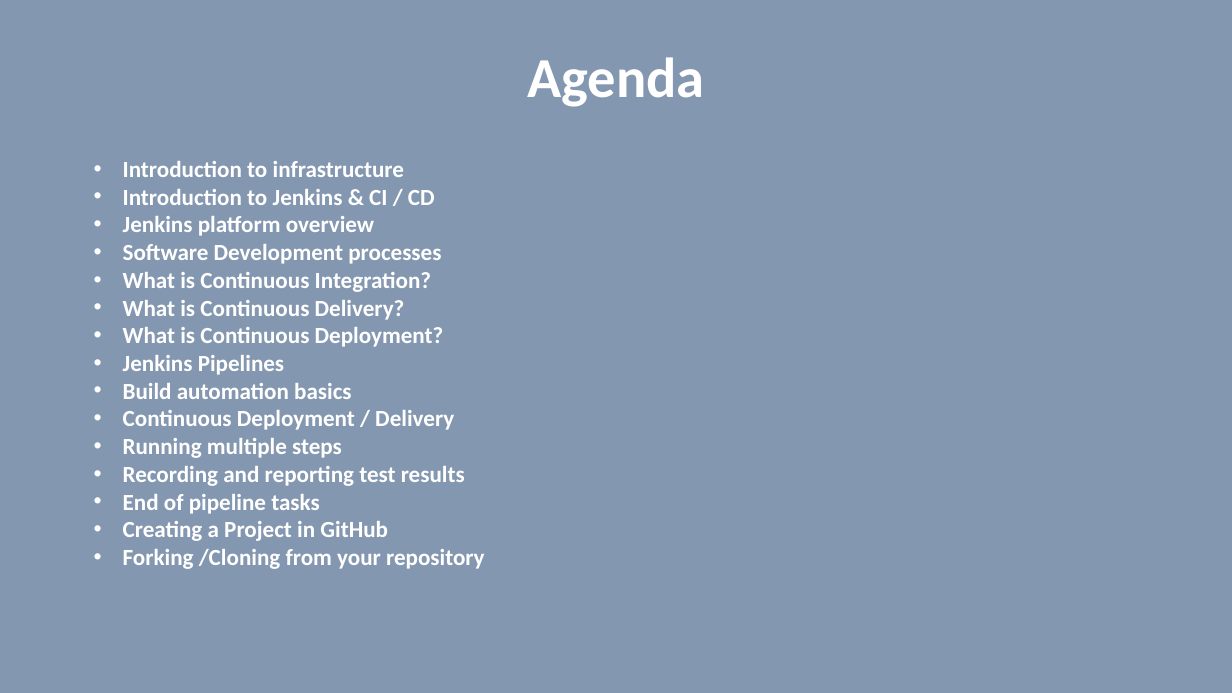
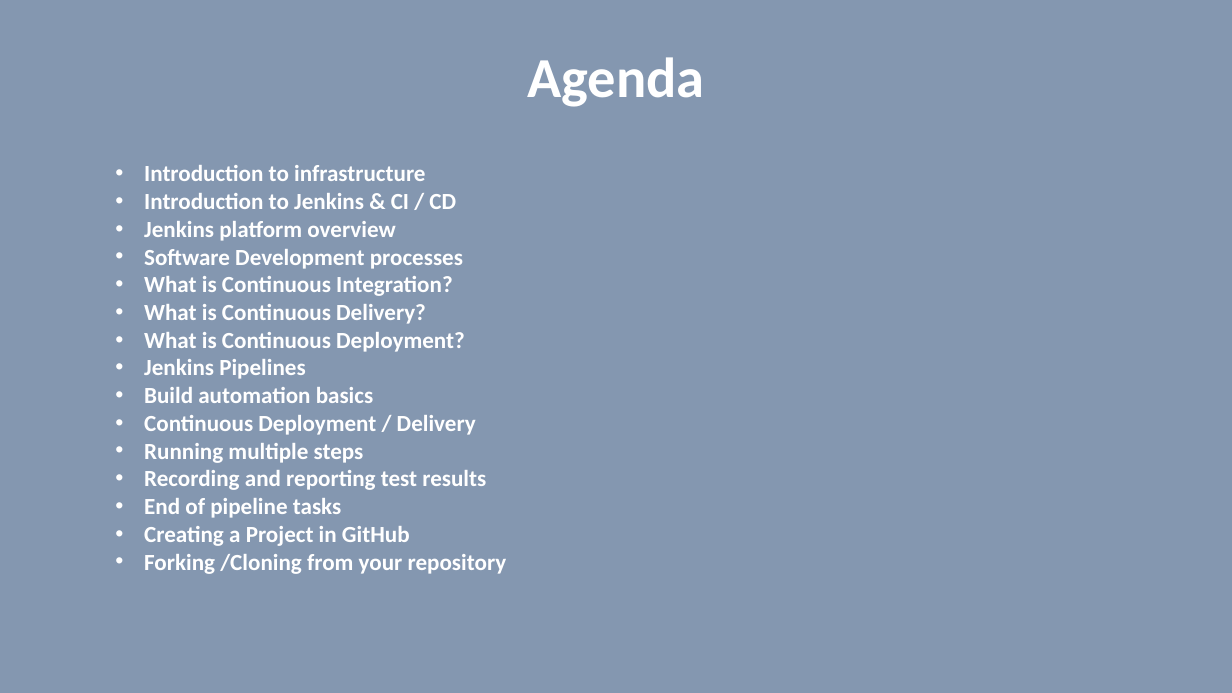
Before and after one commit to vilasvarghese/devops, a slide deck: slide 2 of jenkins/JenkinsBasics.pptx. Drawn at 1232x693 pixels with LibreOffice and Linux fonts; fonts in the diff are those of the drawing. Boxes give left, top, right and bottom in pixels: in the first picture for what was removed or moved away, otherwise in the second. Text is boxed around its words. In the diff, an @@ line names an element or a change of style, - is before the commit and + after.

```diff
--- a/jenkins/JenkinsBasics.pptx
+++ b/jenkins/JenkinsBasics.pptx
@@ text "Introduction to infrastructure": place and size @@
-text "Introduction to infrastructure" at [123,161,485,569]
+text "Introduction to infrastructure" at [144,165,507,574]
```
Also in this commit, not shown: 3 other slides changed, 6 slides added, 57 other files.
